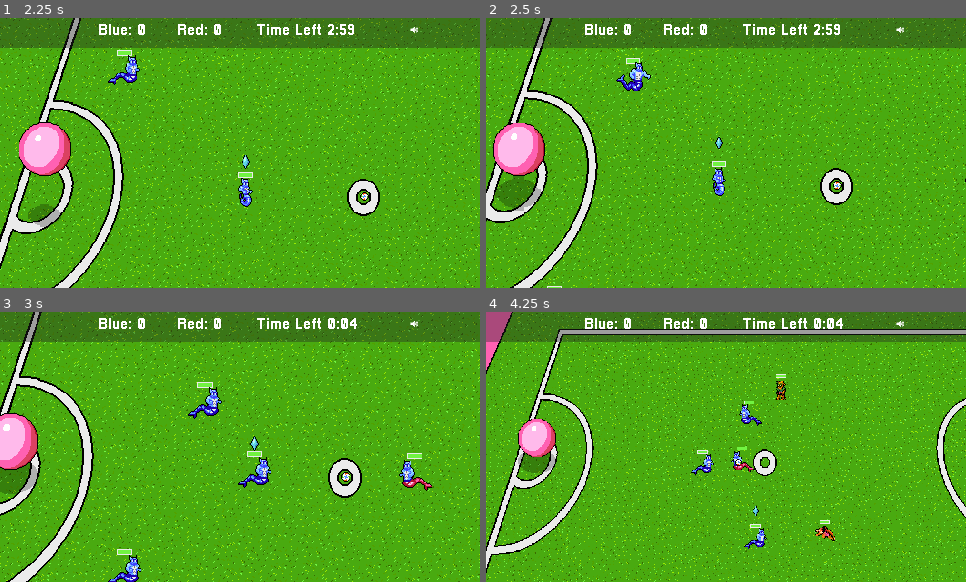
Above: before the commit, frames 1-4 (two rows, left to right).
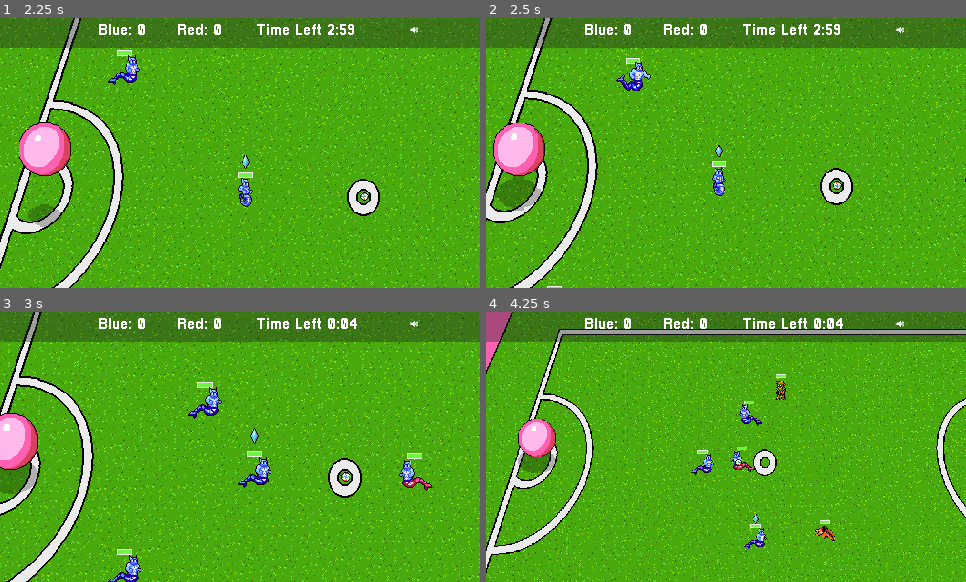
Above: after the commit, the same moments.

Repository: gamkedo-la/Elementaball
Game: Godot game, scene res://UI/StartMenu.tscn
The game is run twice, just before and just after one commit, with the same random seed, the same clock (stepped at 60 frames per second) and the same inputs.
Inputs (mouse positions are in pixels of both pictures, inside the frame that each line leads up to):
- Up to frame 1 (2.25 s): click "New Game" at 0.5 s; click "Next" at 1.25 s; click "Start" at 2 s
- Up to frame 2 (2.5 s): no input
- Up to frame 3 (3 s): move the mouse to (316, 328) at 2.77 s; hold Right (ui_right) from 2.78 s (still down); hold T (time_hack) from 2.78 s (still down)
- Up to frame 4 (4.25 s): move the mouse to (630, 460) at 3.52 s; release Right (ui_right) at 3.53 s; release T (time_hack) at 3.53 s; hold Down (ui_down) from 3.53 s (still down); tap T (time_hack) at 3.6 s

Frame 1 is identical in both runs. In frame 2, less than 0.1% of the frame differs, in the area x 47-50%, y 44-52%; in frame 3, less than 0.1%, in the area x 52-54%, y 42-52%; in frame 4, less than 0.1%.

Commit message:
AI doesn't fear boundary while throwing in

Diff:
--- a/Camera2D.gd
+++ b/Camera2D.gd
@@ -52,6 +52,7 @@
 	zoom = lerp(zoom, Vector2.ONE * zoomTarget, zoom_speed)
 
 func set_targets(player):
+	set_process(false)
 	if player:
 		if player.inPossession:
 			targets = [player, player.myGoal]
@@ -64,13 +65,14 @@
 				add_target(player)
 		elif !player.inPossession:
 			remove_target(player, playerTeam)
-		set_process(true)
+	set_process(true)
 
 func add_target(target):
-	if not target in targets:
+	if target and not target in targets:
 		targets.append(target)
 
 func remove_target(target, team):
+	set_process(false)
 	if target in targets:
 		targets.erase(target)
 	if !ball in targets:
--- a/Node2D.tscn
+++ b/Node2D.tscn
@@ -413,7 +413,7 @@
 
 [node name="AnimatedSprite" parent="Player/Health Bar" index="1"]
 visible = true
-frame = 0
+frame = 6
 
 [node name="AnimationTree" parent="Player" index="1"]
 parameters/playback = SubResource( 1 )
@@ -430,7 +430,7 @@
 starting_stats = ExtResource( 10 )
 
 [node name="AnimatedSprite" parent="Player2/Health Bar" index="1"]
-frame = 0
+frame = 6
 
 [node name="AnimationTree" parent="Player2" index="1"]
 parameters/playback = SubResource( 2 )
@@ -445,7 +445,7 @@
 starting_stats = ExtResource( 10 )
 
 [node name="AnimatedSprite" parent="Player3/Health Bar" index="1"]
-frame = 0
+frame = 6
 
 [node name="AnimationTree" parent="Player3" index="1"]
 parameters/playback = SubResource( 3 )
@@ -458,7 +458,6 @@
 z_index = 3
 frames = SubResource( 16 )
 animation = "plant ball"
-frame = 1
 playing = true
 script = ExtResource( 16 )
 
@@ -538,7 +537,7 @@
 
 [node name="AnimatedSprite" parent="Enemy/Health Bar" index="1"]
 position = Vector2( 7.8787, -8.25085 )
-frame = 6
+frame = 4
 
 [node name="AnimationTree" parent="Enemy" index="5"]
 parameters/playback = SubResource( 17 )
@@ -563,7 +562,7 @@
 margin_bottom = -21.0
 
 [node name="AnimatedSprite" parent="Enemy3/Health Bar" index="1"]
-frame = 6
+frame = 4
 
 [node name="AnimationTree" parent="Enemy3" index="5"]
 parameters/playback = SubResource( 18 )
@@ -585,7 +584,7 @@
 margin_bottom = -21.0
 
 [node name="AnimatedSprite" parent="Enemy2/Health Bar" index="1"]
-frame = 6
+frame = 4
 
 [node name="EnemyCollider" parent="Enemy2" index="3"]
 rotation = 1.52987
--- a/Players/AIPlayer.gd
+++ b/Players/AIPlayer.gd
@@ -32,6 +32,7 @@
 var offField = false
 var throwInPlayer
 var throwInPoint
+onready var throwInBoundary = get_node("../Throw In Boundary")
 
 export var fieldPosition : String
 var rng = RandomNumberGenerator.new()
@@ -145,7 +146,7 @@
 				check_and_slide()
 
 				#Enable the boundary so the player can't cross into the field when throwing in
-				get_node("../Throw In Boundary").set_collision_layer_bit(0, true)
+				throwInBoundary.set_collision_layer_bit(0, true)
 
 				ball.throwingIn = true
 				#Player controlled character stops here, player can throw or pass
--- a/Players/Player.tscn
+++ b/Players/Player.tscn
@@ -955,7 +955,7 @@
 margin_bottom = -22.4966
 
 [node name="AnimatedSprite" parent="Health Bar" index="1"]
-frame = 5
+frame = 8
 
 [node name="AnimationTree" parent="." instance=ExtResource( 5 )]
 tree_root = SubResource( 37 )
--- a/Players/SteeringNode.gd
+++ b/Players/SteeringNode.gd
@@ -82,13 +82,19 @@
 		interest[i] = max(1, d)
 
 func set_danger():
+	var safeThings
+	if player.offField:
+		safeThings = [self, player, player.ball, boundary, player.throwInBoundary]
+	else:
+		safeThings = [self, player, player.ball, boundary]
+
 	# Cast rays to find danger directions
 
 	var space_state = get_world_2d().direct_space_state
 	for i in num_rays:
 		var result = space_state.intersect_ray(player.global_position,
 				player.global_position + ray_directions[i].rotated(rotation) * look_ahead,
-				[self, player, player.ball, boundary])
+				safeThings)
 		danger[i] = 1.0 if result else 0.0
 
 func choose_direction():
--- a/UI/health_bar.gd
+++ b/UI/health_bar.gd
@@ -10,6 +10,7 @@
 onready var animPlayer = get_node("StatusAnimations")
 
 var knockedOut = false
+
 
 func _ready():
 	update_healthbar(healthbar.max_value)
@@ -30,16 +31,21 @@
 			animPlayer.animation = "KO"
 			animPlayer.frame = 0
 			animPlayer.playing = true
+
+		get_parent().get_node("EnemyCollider").disabled = true
+
+		if get_parent().inPossession:
+			SceneController.emit_signal("inPossession", null)
+
 		if get_parent().controlling:
 			SceneController.next_player()
-		if get_parent().inPossession:
-			SceneController.emit_signal("inPossession", null)
+
 		if get_parent().is_in_group("player_team"):
 			SceneController.emit_signal("knockout", get_parent(), "blue")
 		else:
 			SceneController.emit_signal("knockout", get_parent(), "red")
-		get_parent().get_node("EnemyCollider").disabled = true
-		yield(get_tree().create_timer(0.3), "timeout")
+
+		yield(get_tree().create_timer(0.5), "timeout")
 		get_parent().queue_free()
 
 func floatingNumbers(damage):
--- a/UI/health_bar.tscn
+++ b/UI/health_bar.tscn
@@ -104,7 +104,7 @@
 visible = false
 position = Vector2( 7.95325, -17.2452 )
 frames = SubResource( 11 )
-frame = 1
+frame = 4
 playing = true
 
 [node name="StatusAnimations" type="AnimatedSprite" parent="."]
